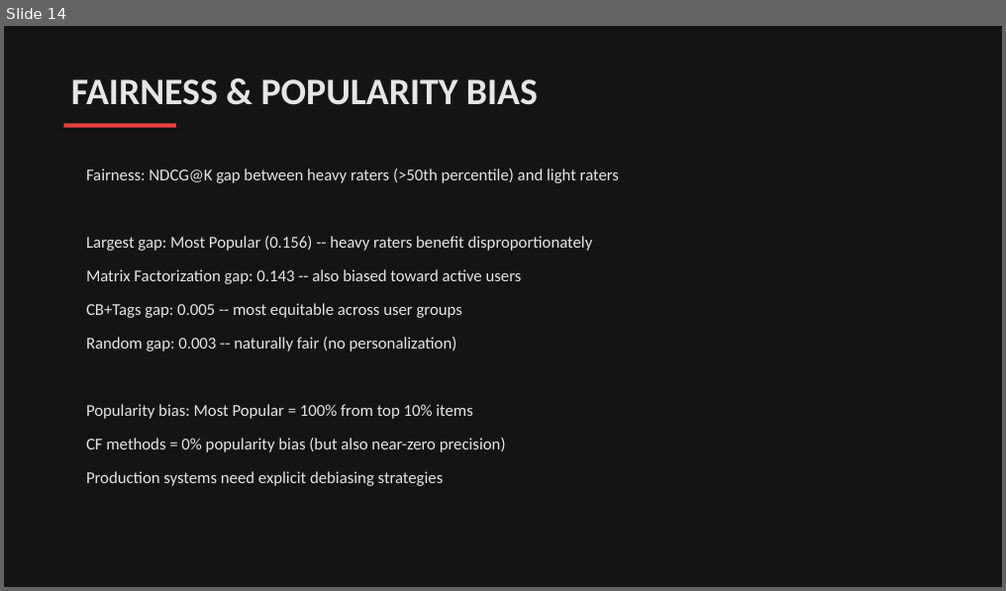
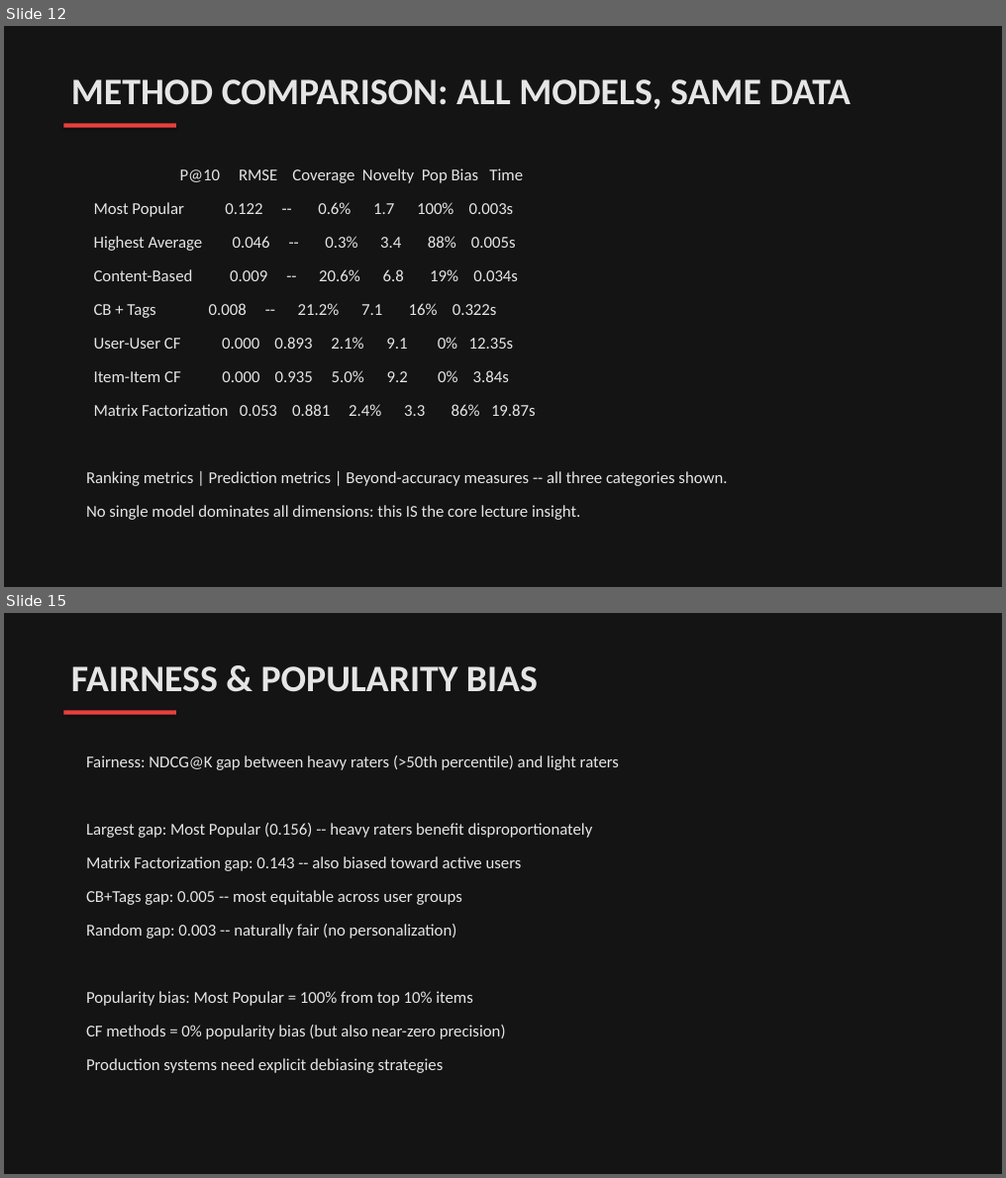
Before and after one commit to Thisisntevenmyfinale/cinematch, a slide deck: CineMatch_Presentation.pptx. Shown one above the other, each under a label of ours: slide 14 before the commit, slides 12 and 15 after it; the slides between them are not shown. The pictures are 1006x591 and 1006x1178 pixels, drawn with LibreOffice and Linux fonts; fonts in the diff are those of the drawing. Boxes give left, top, right and bottom in pixels: in the first picture for what was removed or moved away, otherwise in the second. Text is boxed around its words. In the diff, an @@ line names an element or a change of style, - is before the commit and + after.

```diff
--- a/CineMatch_Presentation.pptx
+++ b/CineMatch_Presentation.pptx
@@ slide 12 added at [4,26,1002,587], background #141414 @@
@@ text added at [71,79,850,109], 36 pt, text #E5E5E5, bold @@
+METHOD COMPARISON: ALL MODELS, SAME DATA
@@ rectangle added at [63,123,176,128], fill #E8403E @@
@@ text added at [180,169,523,183], 16 pt, text #E5E5E5 @@
+P@10 RMSE Coverage Novelty Pop Bias Time
@@ text added at [94,202,514,217], 16 pt, text #E5E5E5 @@
+Most Popular 0.122 -- 0.6% 1.7 100% 0.003s
@@ text added at [94,236,516,251], 16 pt, text #E5E5E5 @@
+Highest Average 0.046 -- 0.3% 3.4 88% 0.005s
@@ text added at [94,270,518,281], 16 pt, text #E5E5E5 @@
+Content-Based 0.009 -- 20.6% 6.8 19% 0.034s
@@ text added at [94,303,497,318], 16 pt, text #E5E5E5 @@
+CB + Tags 0.008 -- 21.2% 7.1 16% 0.322s
@@ text added at [94,337,514,349], 16 pt, text #E5E5E5 @@
+User-User CF 0.000 0.893 2.1% 9.1 0% 12.35s
@@ text added at [94,371,509,382], 16 pt, text #E5E5E5 @@
+Item-Item CF 0.000 0.935 5.0% 9.2 0% 3.84s
@@ text added at [94,404,536,416], 16 pt, text #E5E5E5 @@
+Matrix Factorization 0.053 0.881 2.4% 3.3 86% 19.87s
@@ text added at [86,472,727,486], 16 pt, text #E5E5E5 @@
+Ranking metrics | Prediction metrics | Beyond-accuracy measures -- all three categories shown.
@@ text added at [86,505,580,520], 16 pt, text #E5E5E5 @@
+No single model dominates all dimensions: this IS the core lecture insight.
@@ what was slide 14 is now slide 15 @@
```
Also in this commit, not shown: 12 slides changed, 3 other slides added, 1 other file.
